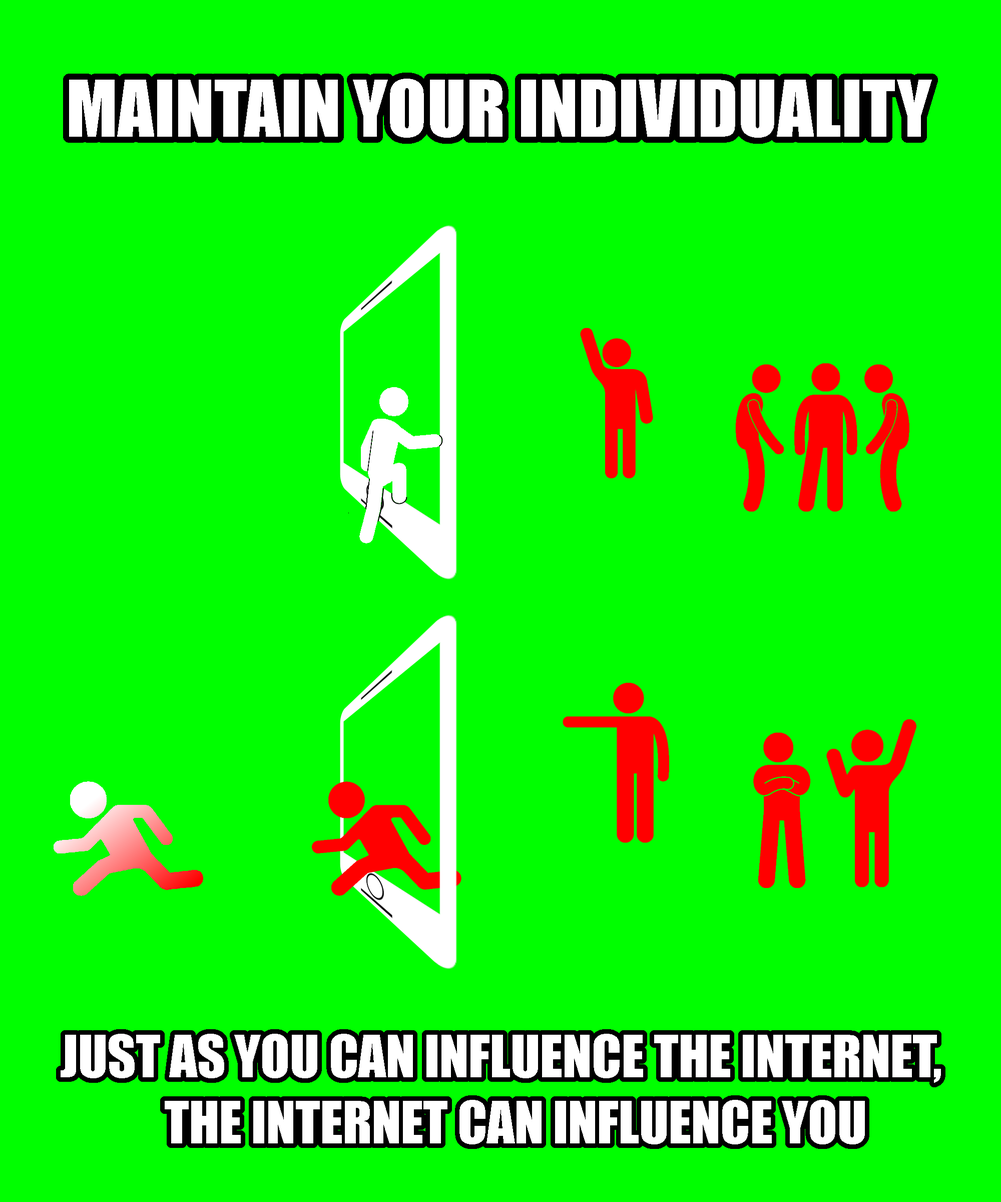
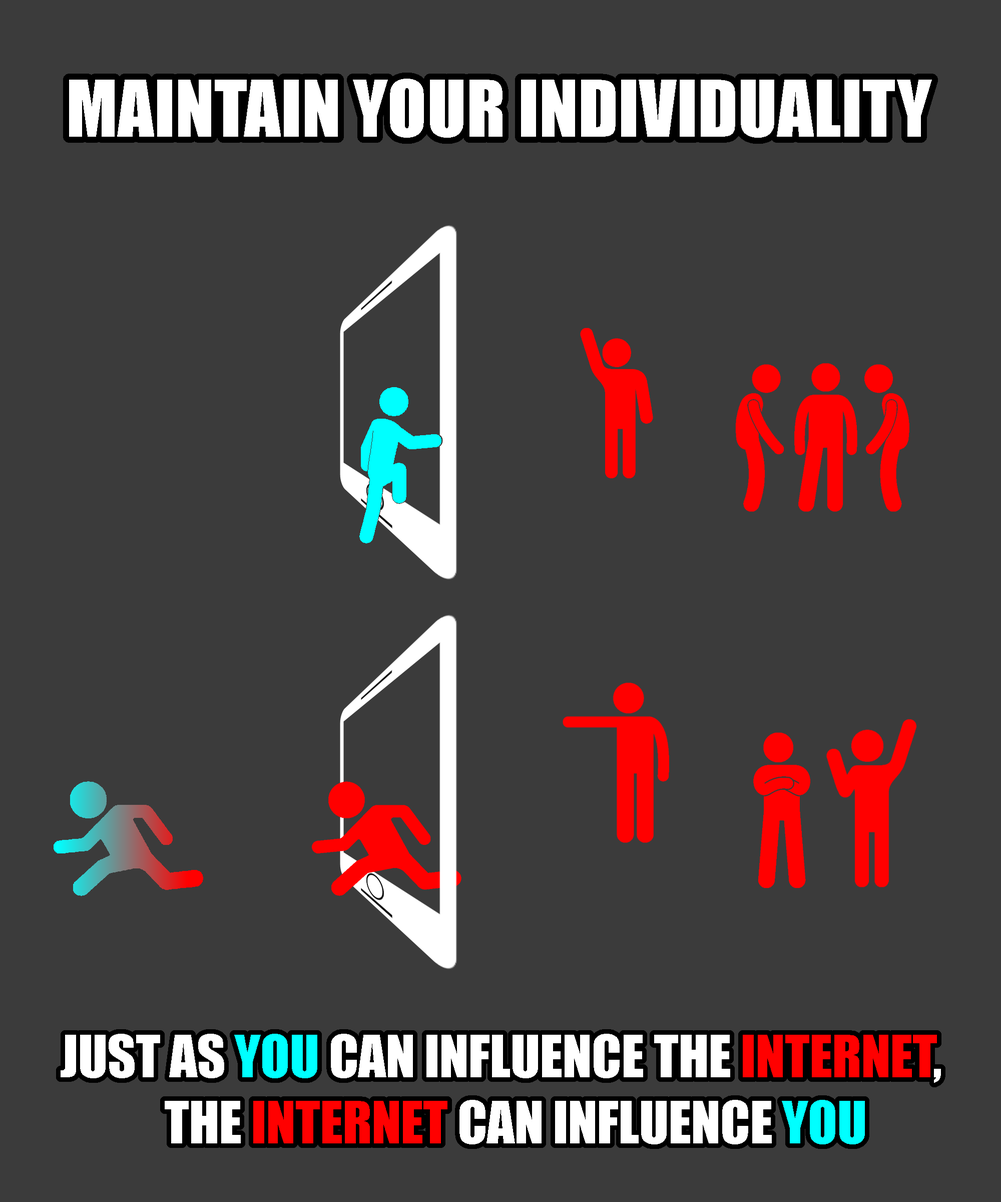
Layer changes from the first (1001, 1202) image to the second:
painted on "Phones Front" over [367, 224, 458, 970]
painted on "Body" over [368, 418, 418, 485]
painted on "People" over [53, 387, 444, 896]
painted on "Phones Back" over [366, 488, 404, 510]
painted on "Bottom Text" over [234, 1033, 938, 1145]
painted on "Background" over [0, 0, 1001, 1202]
